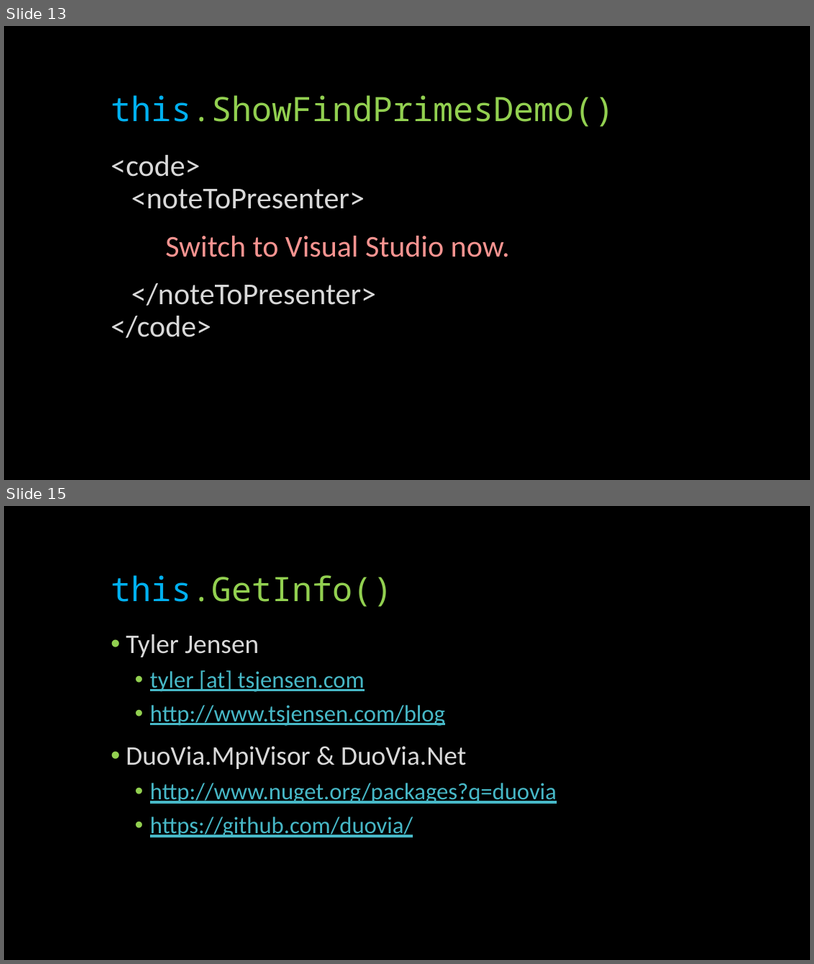
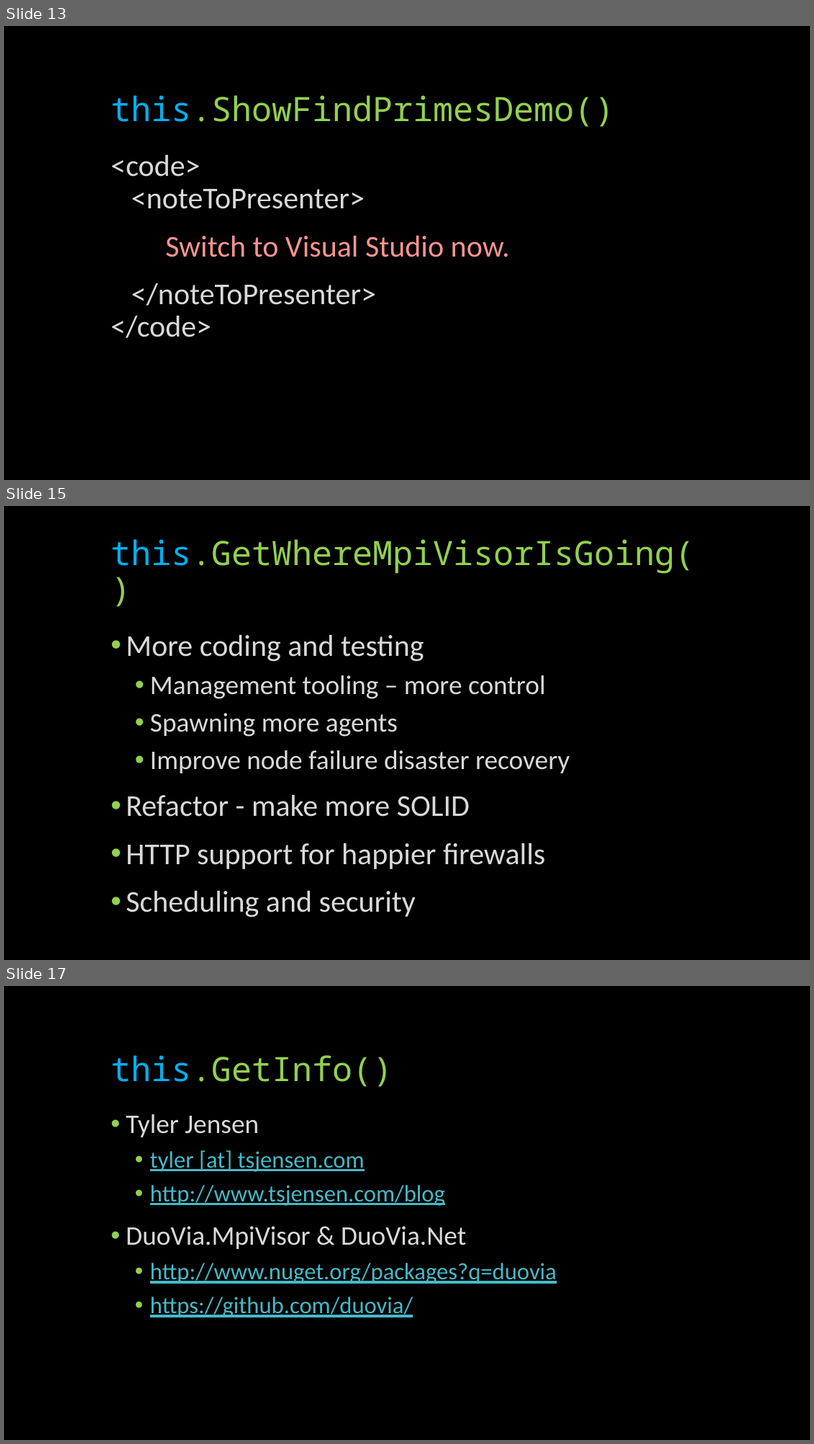
Before and after one commit to holsee/duovia-mpivisor, a slide deck: src/DuoVia.MpiVisor/Docs/mpivisor.pptx. Shown one above the other, each under a label of ours: slides 13 and 15 before the commit, slides 13, 15 and 17 after it; the slides between them are not shown. The pictures are 814x964 and 814x1444 pixels, drawn with LibreOffice and Linux fonts; fonts in the diff are those of the drawing. Boxes give left, top, right and bottom in pixels: in the first picture for what was removed or moved away, otherwise in the second. Text is boxed around its words. In the diff, an @@ line names an element or a change of style, - is before the commit and + after.

```diff
--- a/src/DuoVia.MpiVisor/Docs/mpivisor.pptx
+++ b/src/DuoVia.MpiVisor/Docs/mpivisor.pptx
@@ slide 15 added at (x1=4, y1=506, x2=810, y2=960), background #000000 @@
@@ title added at (x1=111, y1=539, x2=695, y2=574), 40 pt, text #92D050 @@
+this.GetWhereMpiVisorIsGoing()
@@ text added at (x1=126, y1=635, x2=570, y2=917), 36 pt, text #D9D9D9 @@
+• More coding and testing
+  • Management tooling – more control
+  • Spawning more agents
+  • Improve node failure disaster recovery
+• Refactor - make more SOLID
+• HTTP support for happier firewalls
+• Scheduling and security
@@ what was slide 15 is now slide 17 @@
```
Also in this commit, not shown: 1 slide changed, 1 other slide added.
